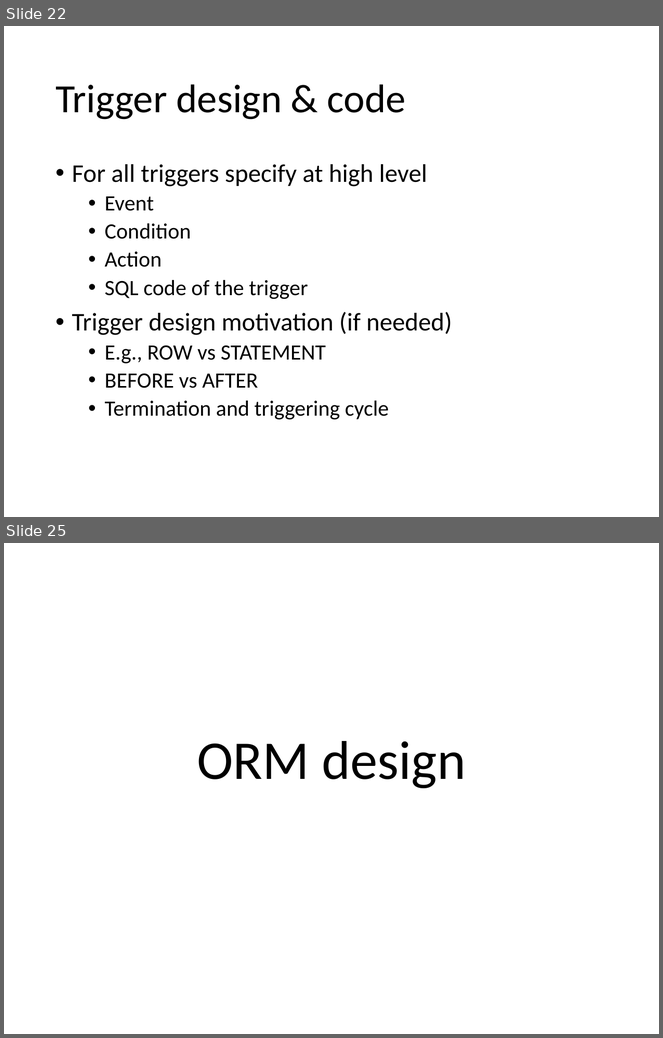
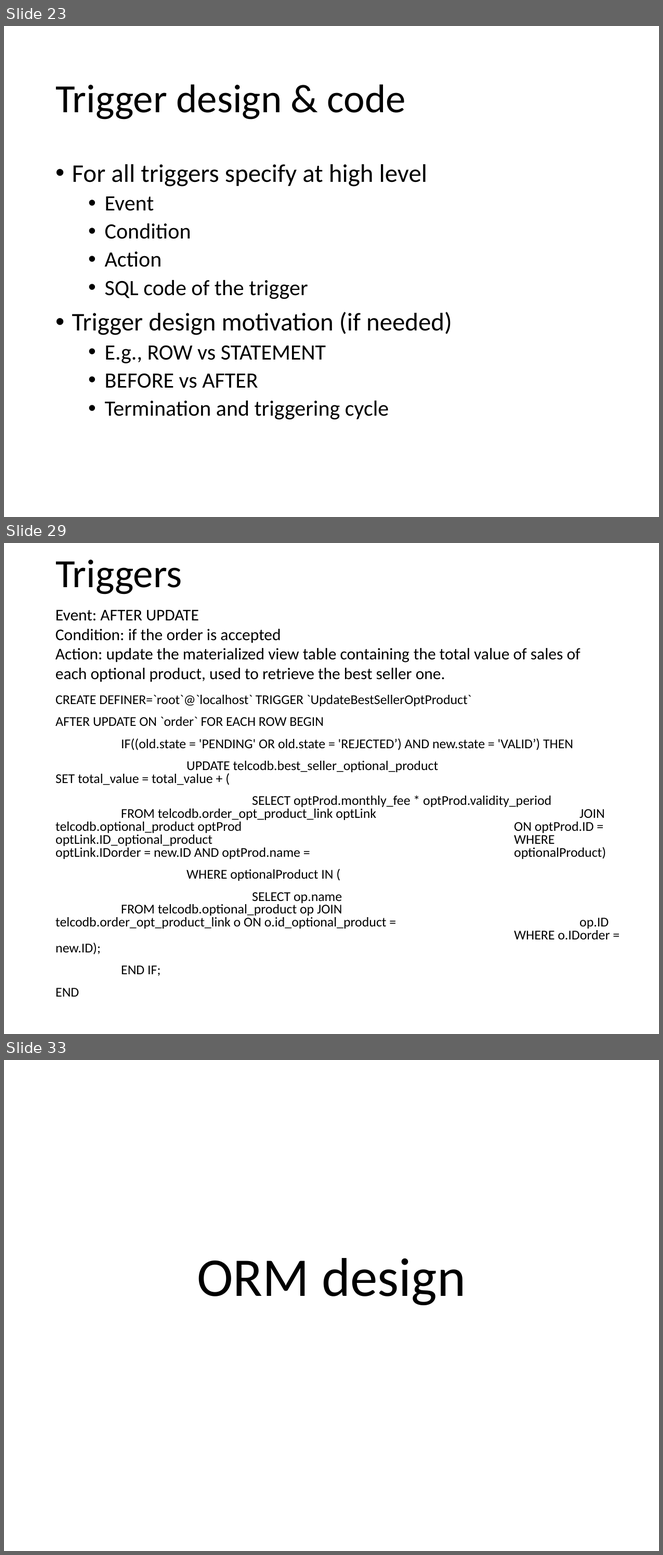
Before and after one commit to andrearestelli/db2-project, a slide deck: docs/documentation.pptx. Shown one above the other, each under a label of ours: slides 22 and 25 before the commit, slides 23, 29 and 33 after it; the slides between them are not shown. The pictures are 663x1038 and 663x1555 pixels, drawn with LibreOffice and Linux fonts; fonts in the diff are those of the drawing. Boxes give left, top, right and bottom in pixels: in the first picture for what was removed or moved away, otherwise in the second. Text is boxed around its words. In the diff, an @@ line names an element or a change of style, - is before the commit and + after.

```diff
--- a/docs/documentation.pptx
+++ b/docs/documentation.pptx
@@ slide 29 added at [4, 543, 659, 1034], background #FFFFFF @@
@@ title added at [55, 560, 182, 594], 44 pt, text #000000 @@
+Triggers
@@ text added at [55, 610, 581, 682], 18 pt, text #000000 @@
+Event: AFTER UPDATE
+Condition: if the order is accepted
+Action: update the materialized view table containing the total value of sales of each optional product, used to retrieve the best seller one.
@@ text added at [55, 695, 610, 940], 14.8 pt, text #000000 @@
+CREATE DEFINER=`root`@`localhost` TRIGGER `UpdateBestSellerOptProduct`
+AFTER UPDATE ON `order` FOR EACH ROW BEGIN
+IF((old.state = 'PENDING' OR old.state = 'REJECTED’) AND new.state = 'VALID’) THEN
+UPDATE telcodb.best_seller_optional_product SET total_value = total_value + (
+SELECT optProd.monthly_fee * optProd.validity_period FROM telcodb.order_opt_product_link optLink JOIN telcodb.optional_product optProd ON optProd.ID = optLink.ID_optional_product WHERE optLink.IDorder = new.ID AND optProd.name = optionalProduct)
+WHERE optionalProduct IN (
+SELECT op.name FROM telcodb.optional_product op JOIN telcodb.order_opt_product_link o ON o.id_optional_product = op.ID WHERE o.IDorder = new.ID);
+END IF;
+END
@@ what was slide 22 is now slide 23 @@
@@ what was slide 25 is now slide 33 @@
```
Also in this commit, not shown: 3 slides changed, 8 other slides added, 1 slide removed.
